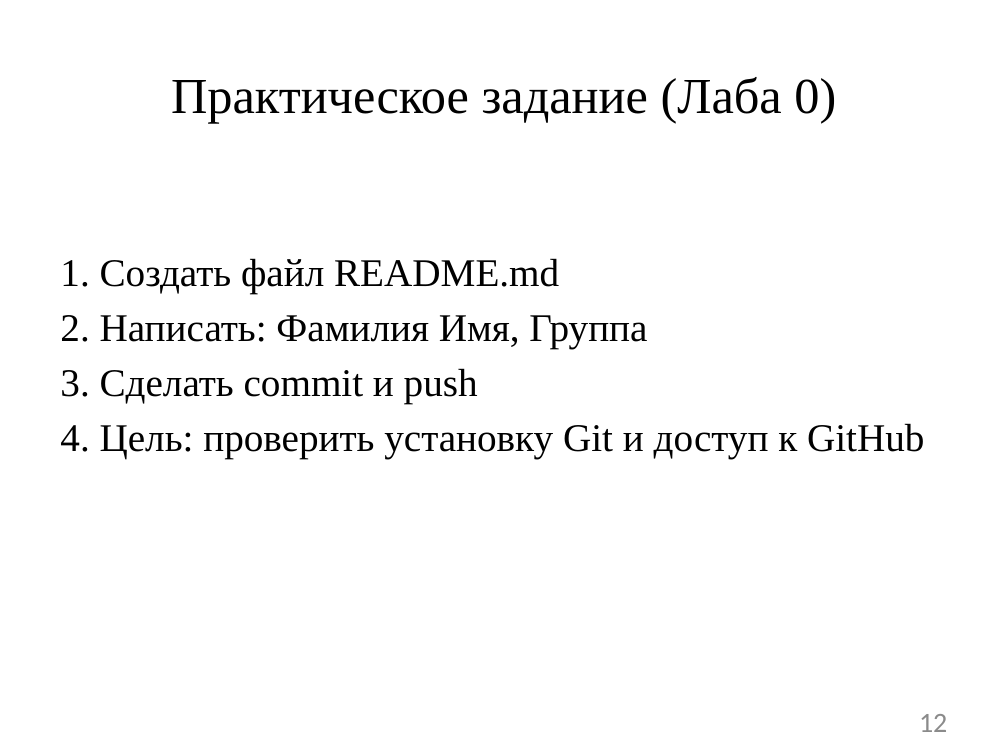
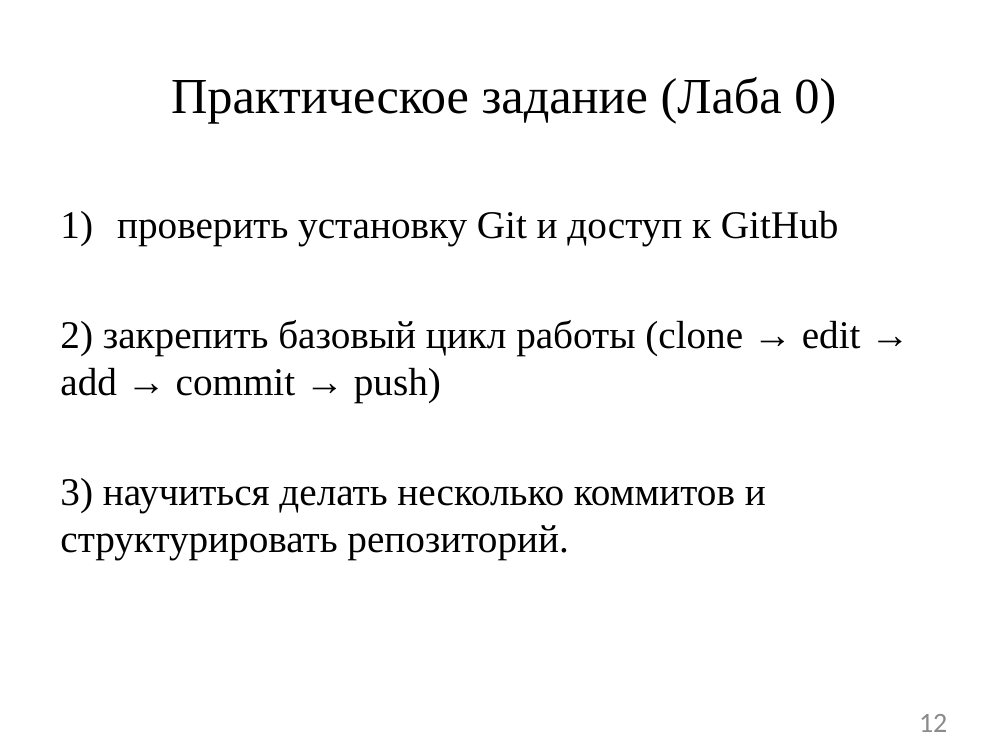
Before and after one commit to DaniilTropin11/IT-Support-Labs, a slide deck: slide 12 of lectures/Лекция №0_ОсновыGit.pptx. Drawn at 1008x756 pixels with LibreOffice and Linux fonts; fonts in the diff are those of the drawing. Boxes give left, top, right and bottom in pixels: in the first picture for what was removed or moved away, otherwise in the second. Text is boxed around its words. In the diff, an @@ line names an element or a change of style, - is before the commit and + after.

Commit message:
Лекция №0 - Основы Git
1) Контроль посещаемости
2) Контроль учебного процесса
3) Основы Git

```diff
--- a/lectures/Лекция №0_ОсновыGit.pptx
+++ b/lectures/Лекция №0_ОсновыGit.pptx
@@ text at [60,210,861,559]: text changed @@
-1. Создать файл README.md
-2. Написать: Фамилия Имя, Группа
-3. Сделать commit и push
-4. Цель: проверить установку Git и доступ к GitHub
+1) проверить установку Git и доступ к GitHub
+2) закрепить базовый цикл работы (clone → edit → add → commit → push)
+3) научиться делать несколько коммитов и структурировать репозиторий.
```
